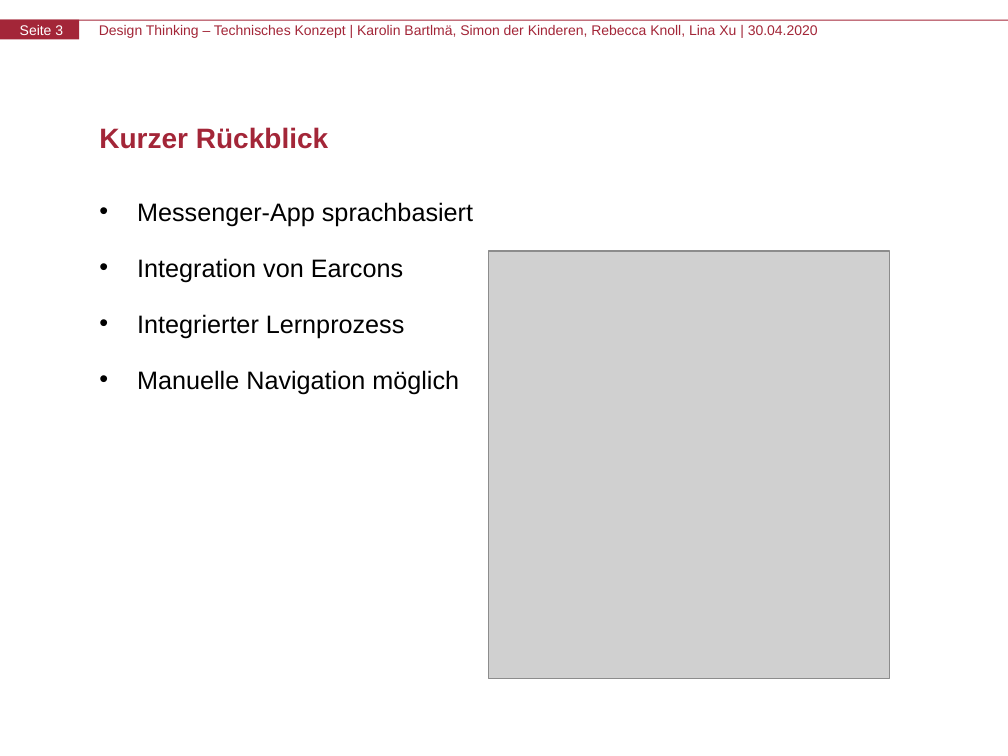
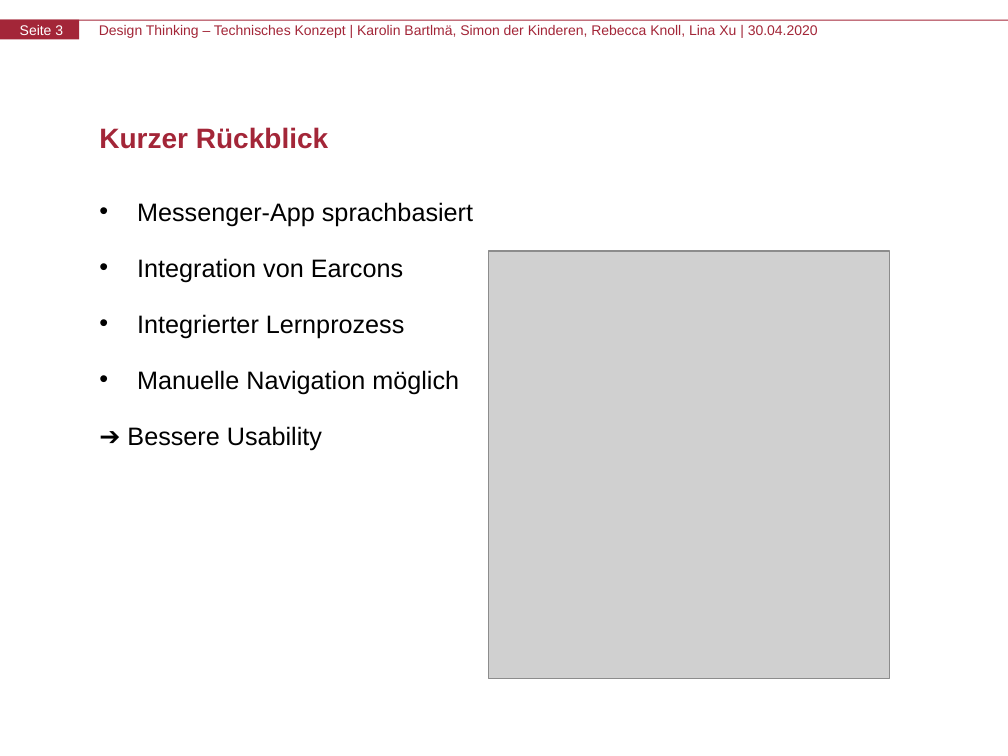
Before and after one commit to aai38/audioMessenger, a slide deck: slide 3 of Präsentation/Zwischenpräsentation_TechnischesKonzept.pptx. Drawn at 1008x756 pixels with LibreOffice and Linux fonts; fonts in the diff are those of the drawing; grey boxes stand for pictures. Boxes give left, top, right and bottom in pixels: in the first picture for what was removed or moved away, otherwise in the second. Text is boxed around its words. In the diff, an @@ line names an element or a change of style, - is before the commit and + after.

Commit message:
Zwischenpräsentation Text überarbeitet

```diff
--- a/Präsentation/Zwischenpräsentation_TechnischesKonzept.pptx
+++ b/Präsentation/Zwischenpräsentation_TechnischesKonzept.pptx
@@ text at [127,426,322,451]: paragraph added @@
+➔ Bessere Usability
```
Also in this commit, not shown: 4 other slides changed, 1 slide added.
